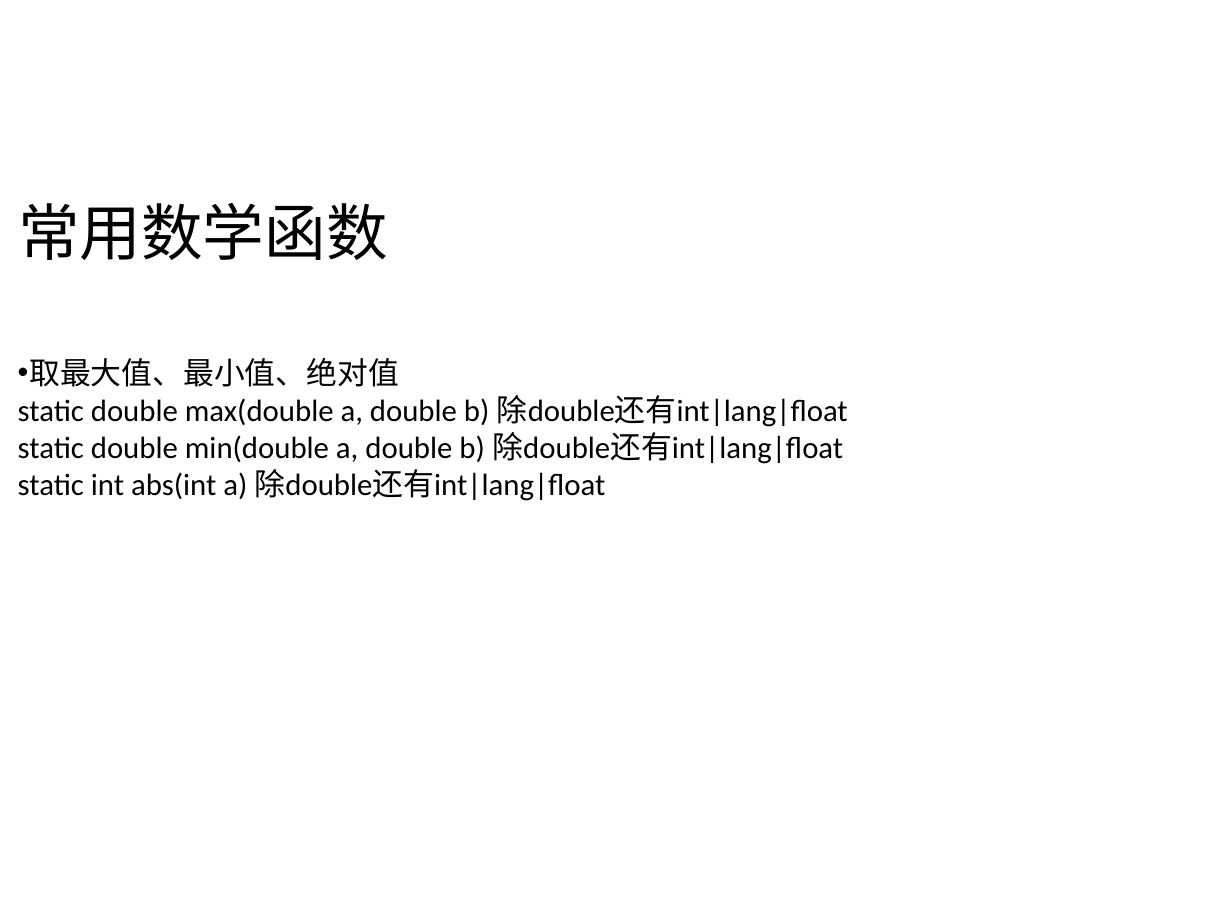
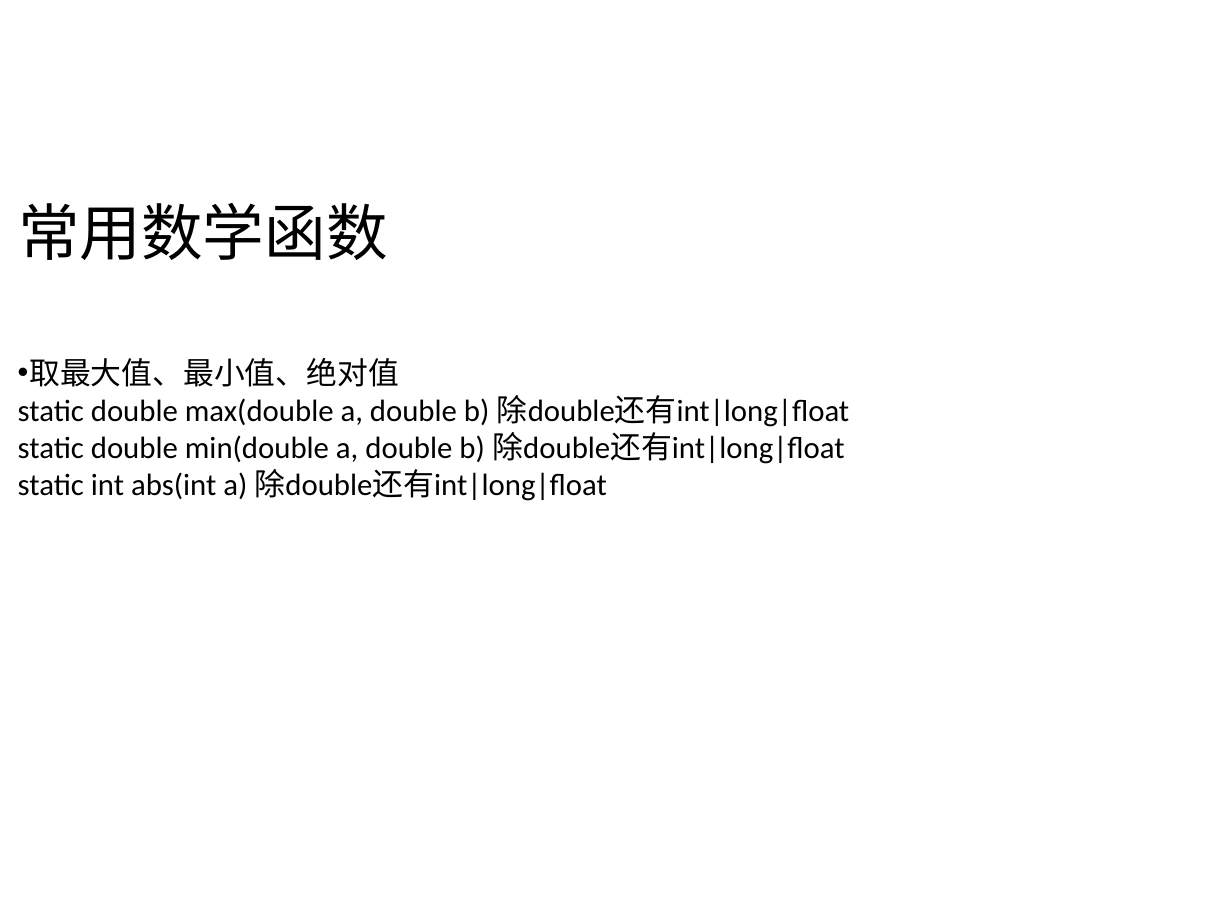
Before and after one commit to frankzhf/cheer2017, a slide deck: slide 7 of ppt/5/10.数字处理类.ppt. Drawn at 1232x924 pixels with LibreOffice and Linux fonts; fonts in the diff are those of the drawing; background and template pictures are left out. Boxes give left, top, right and bottom in pixels: in the first picture for what was removed or moved away, otherwise in the second. Text is boxed around its words. In the diff, an @@ line names an element or a change of style, - is before the commit and + after.

```diff
--- a/ppt/5/10.数字处理类.ppt
+++ b/ppt/5/10.数字处理类.ppt
@@ text at <box>18,395,849,501</box>: text changed @@
-static double max(double a, double b) 除double还有int|lang|float
-static double min(double a, double b) 除double还有int|lang|float
-static int abs(int a) 除double还有int|lang|float
+static double max(double a, double b) 除double还有int|long|float
+static double min(double a, double b) 除double还有int|long|float
+static int abs(int a) 除double还有int|long|float
```
Also in this commit, not shown: 1 other file.
